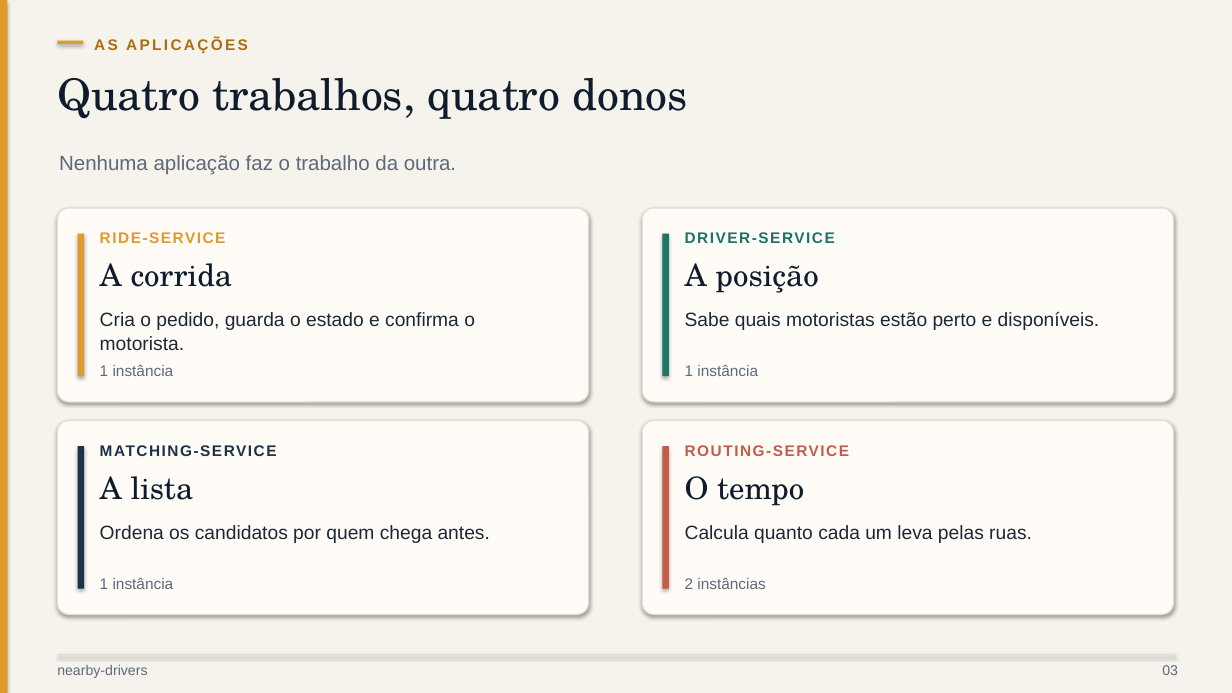
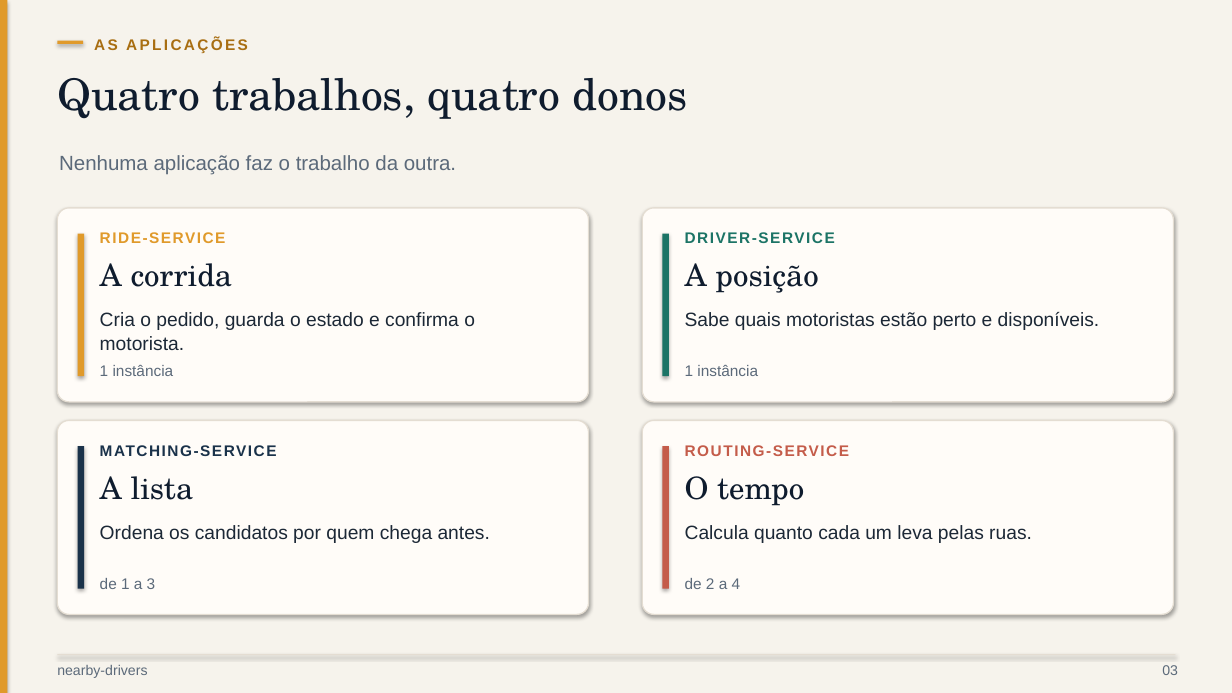
Before and after one commit to Matheusmottaa/nearby-drivers, a slide deck: slide 3 of slides/nearby-drivers.pptx. Drawn at 1232x693 pixels with LibreOffice and Linux fonts; fonts in the diff are those of the drawing. Boxes give left, top, right and bottom in pixels: in the first picture for what was removed or moved away, otherwise in the second. Text is boxed around its words. In the diff, an @@ line names an element or a change of style, - is before the commit and + after.

```diff
--- a/slides/nearby-drivers.pptx
+++ b/slides/nearby-drivers.pptx
@@ text at <box>100,578,156,589</box>: text changed @@
-1 instância
+de 1 a 3
@@ text at <box>685,578,741,589</box>: text changed @@
-2 instâncias
+de 2 a 4
```
Also in this commit, not shown: 2 other slides changed, 28 other files.
